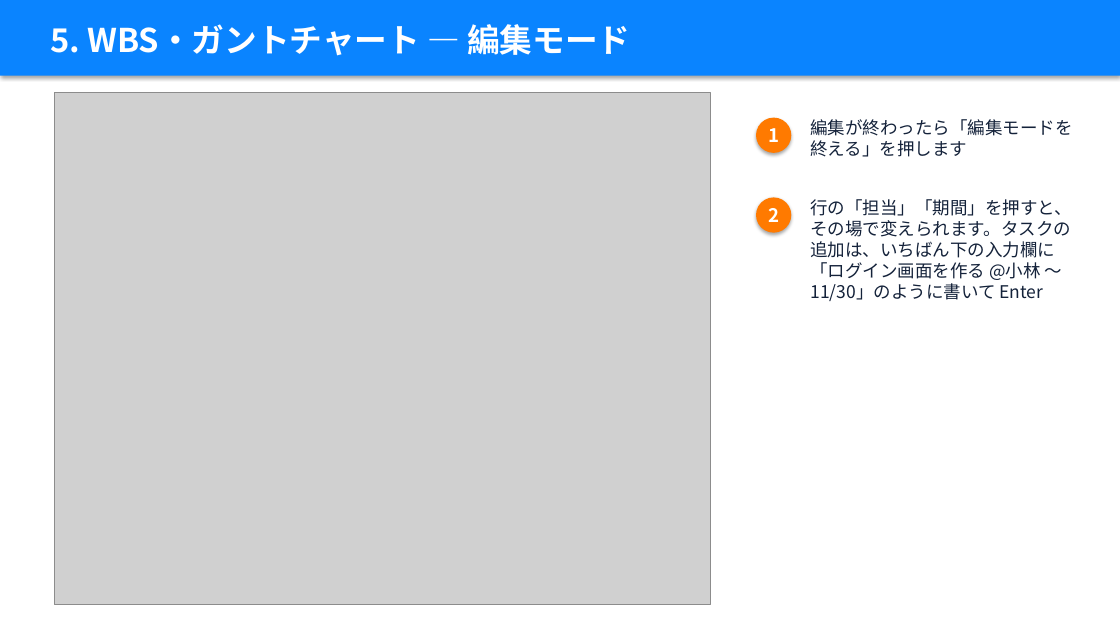
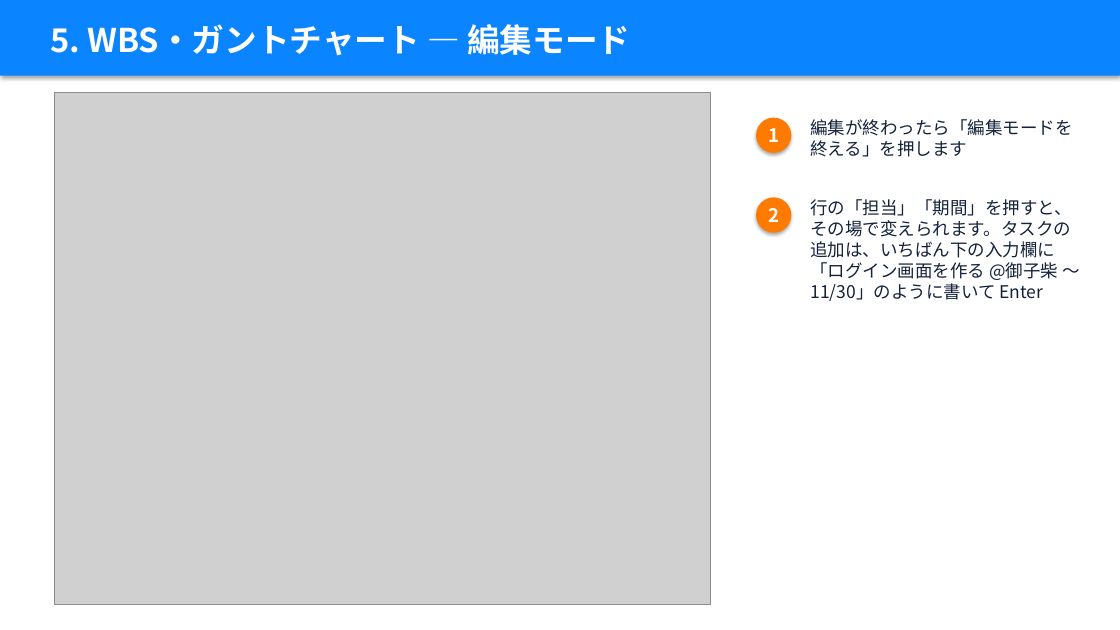
Before and after one commit to takky416-byte/sotsuken_pj_management, a slide deck: slide 15 of docs/manual/卒研PJ管理_説明資料_学生編.pptx. Drawn at 1120x630 pixels with LibreOffice and Linux fonts; fonts in the diff are those of the drawing; grey boxes stand for pictures. Boxes give left, top, right and bottom in pixels: in the first picture for what was removed or moved away, otherwise in the second. Text is boxed around its words. In the diff, an @@ line names an element or a change of style, - is before the commit and + after.

```diff
--- a/docs/manual/卒研PJ管理_説明資料_学生編.pptx
+++ b/docs/manual/卒研PJ管理_説明資料_学生編.pptx
@@ text at [810,199,1079,301]: text changed @@
-行の「担当」「期間」を押すと、その場で変えられます。タスクの追加は、いちばん下の入力欄に「ログイン画面を作る @小林 〜11/30」のように書いて Enter
+行の「担当」「期間」を押すと、その場で変えられます。タスクの追加は、いちばん下の入力欄に「ログイン画面を作る @御子柴 〜11/30」のように書いて Enter
```
Also in this commit, not shown: 9 other files.
